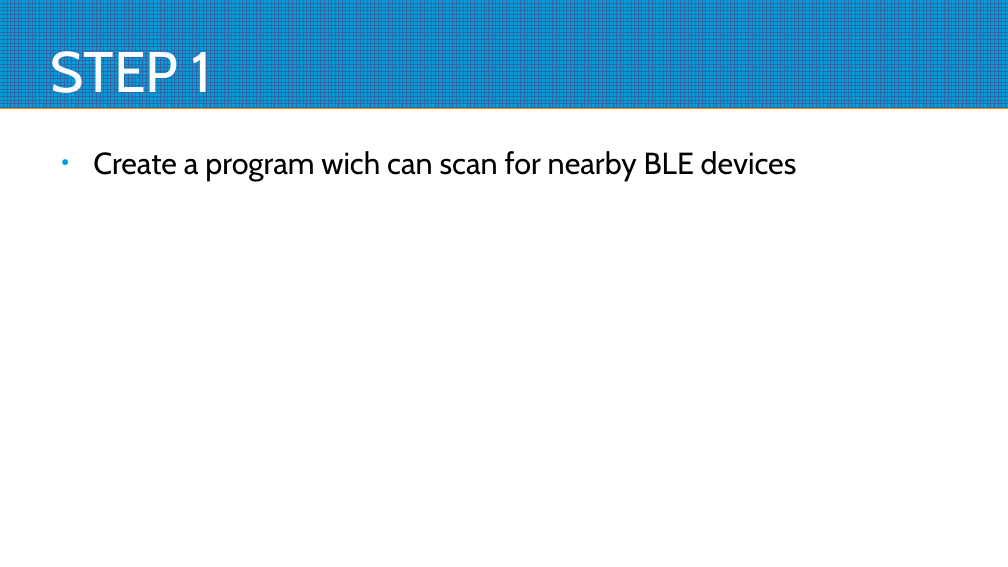
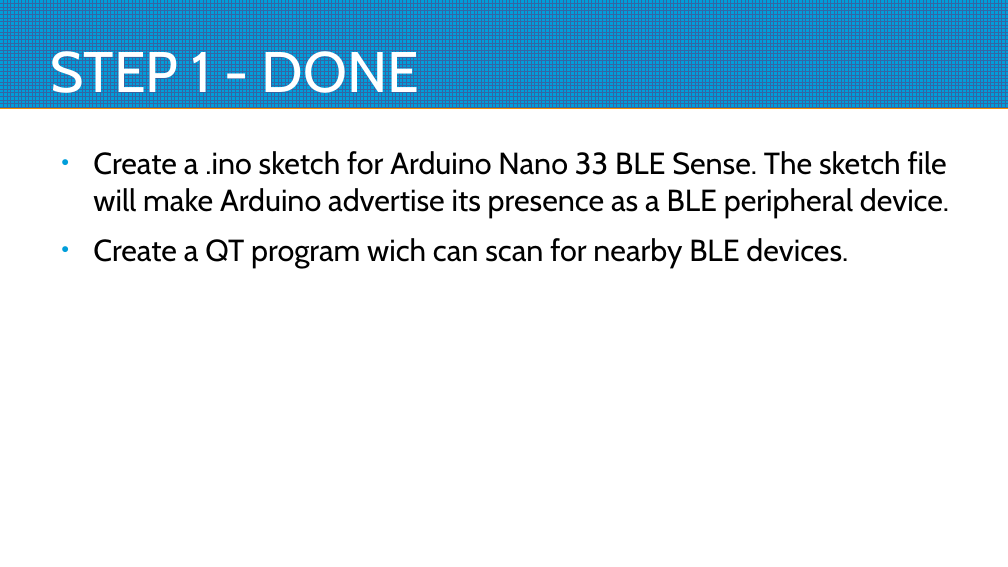
Before and after one commit to giogan98/daffodil, a slide deck: slide 2 of BLE/BLEconnector.odp. Drawn at 1008x567 pixels with LibreOffice and Linux fonts; fonts in the diff are those of the drawing. Boxes give left, top, right and bottom in pixels: in the first picture for what was removed or moved away, otherwise in the second. Text is boxed around its words. In the diff, an @@ line names an element or a change of style, - is before the commit and + after.

```diff
--- a/BLE/BLEconnector.odp
+++ b/BLE/BLEconnector.odp
@@ title at box(50, 43, 419, 104): text changed @@
-STEP 1
+STEP 1 - DONE
@@ text at box(93, 151, 949, 268): text changed @@
-● Create a program wich can scan for nearby BLE devices
+● Create a .ino sketch for Arduino Nano 33 BLE Sense. The sketch file will make Arduino advertise its presence as a BLE peripheral device.
+● Create a QT program wich can scan for nearby BLE devices.
```
Also in this commit, not shown: 4 other slides changed, 2 slides added.
